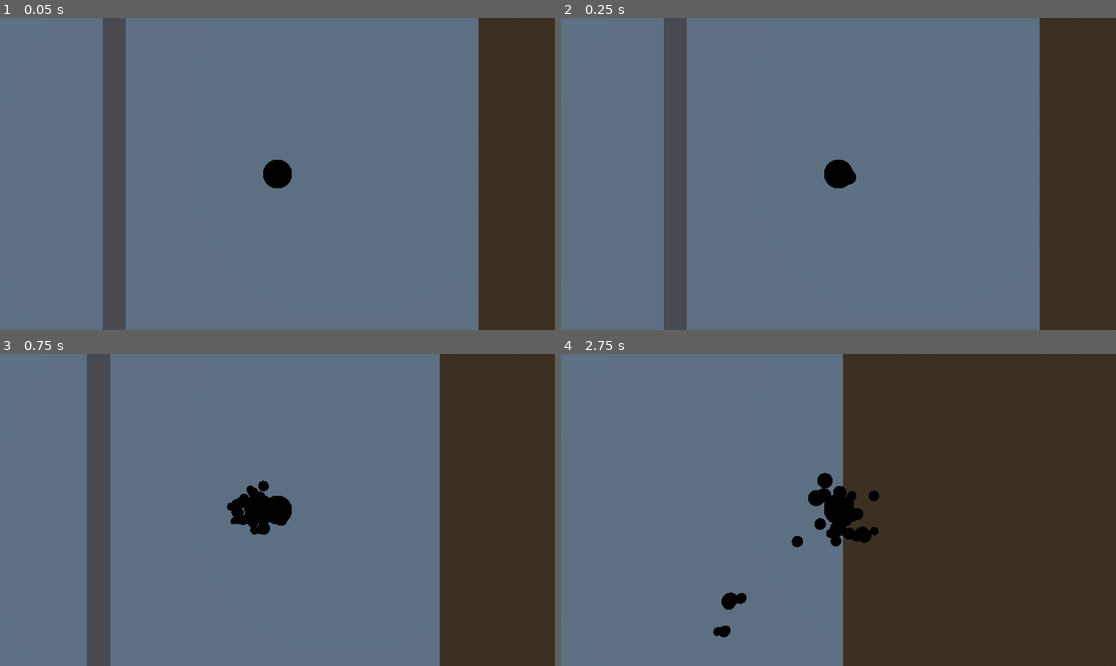
Above: before the commit, frames 1-4 (two rows, left to right).
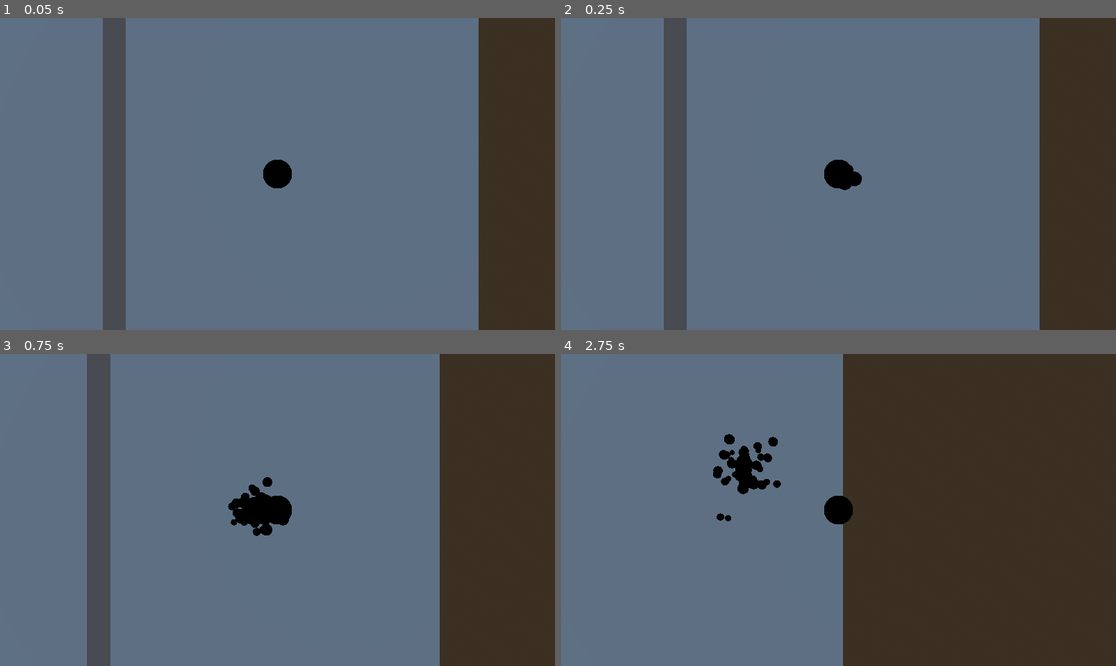
Above: after the commit, the same moments.

Repository: fossinating/trianglegamejam
Game: Godot game, scene res://levels/workshop.tscn
Two runs of this game, one before a commit and one after it. Both use one fixed random seed, a clock stepped at 60 frames per second and the inputs below.
Inputs:
- Up to frame 1 (0.05 s): no input
- Up to frame 2 (0.25 s): no input
- Up to frame 3 (0.75 s): hold D (move_right) from 0.53 s (still down); tap Space (jump) at 0.6 s
- Up to frame 4 (2.75 s): tap Space (jump) at 0.77, 1.07, 1.35, 1.52, 1.82, 2.1 s; release D (move_right) at 1.28 s; hold S (move_down) 1.28-2.03 s; hold D (move_right) from 2.03 s (still down)

Frame 1 is identical in both runs. In frame 2, less than 0.1% of the frame differs, in the area x 50-55%, y 45-56%; in frame 3, 0.2%; in frame 4, 2.3%, in the area x 27-58%, y 25-91%.

Commit message:
Created a basic ink particle burst effect for landing

Diff:
--- /dev/null
+++ b/entities/effects/ink_burst_particles.gd
@@ -0,0 +1,9 @@
+extends GPUParticles3D
+
+
+func _ready() -> void:
+	emitting = true
+
+
+func _on_finished() -> void:
+	queue_free()
--- /dev/null
+++ b/entities/effects/ink_burst_particles.tscn
@@ -0,0 +1,42 @@
+[gd_scene load_steps=7 format=3 uid="uid://cs057wf5hp77e"]
+
+[ext_resource type="Script" path="res://entities/effects/ink_burst_particles.gd" id="1_ss5a0"]
+
+[sub_resource type="Curve" id="Curve_8kij2"]
+_data = [Vector2(0, 1), 0.0, 0.0, 0, 0, Vector2(1, 0), -3.03297, 0.0, 0, 0]
+point_count = 2
+
+[sub_resource type="CurveTexture" id="CurveTexture_vumt8"]
+curve = SubResource("Curve_8kij2")
+
+[sub_resource type="ParticleProcessMaterial" id="ParticleProcessMaterial_4cbg5"]
+inherit_velocity_ratio = 0.139
+direction = Vector3(0, 1, 0)
+initial_velocity_max = 3.0
+scale_min = 0.5
+scale_curve = SubResource("CurveTexture_vumt8")
+collision_mode = 1
+collision_friction = 0.13
+collision_bounce = 0.0
+
+[sub_resource type="StandardMaterial3D" id="StandardMaterial3D_0ts12"]
+shading_mode = 0
+albedo_color = Color(0, 0, 0, 1)
+
+[sub_resource type="SphereMesh" id="SphereMesh_0al1x"]
+material = SubResource("StandardMaterial3D_0ts12")
+radius = 0.25
+height = 0.4
+
+[node name="Ink Burst Particles" type="GPUParticles3D"]
+emitting = false
+amount = 50
+lifetime = 2.0
+one_shot = true
+preprocess = 0.1
+explosiveness = 0.85
+process_material = SubResource("ParticleProcessMaterial_4cbg5")
+draw_pass_1 = SubResource("SphereMesh_0al1x")
+script = ExtResource("1_ss5a0")
+
+[connection signal="finished" from="." to="." method="_on_finished"]
--- a/entities/player/player.gd
+++ b/entities/player/player.gd
@@ -4,7 +4,10 @@
 const SPEED = 5.0
 const JUMP_VELOCITY = 4.5
 
+var was_on_floor := true
+
 @onready var ink_trail_particles: GPUParticles3D = get_node("Ink Trail Particles")
+@onready var ink_burst_particles_scene: PackedScene = preload("res://entities/effects/ink_burst_particles.tscn")
 
 
 func _physics_process(delta: float) -> void:
@@ -17,10 +20,18 @@
 	# Handle jump.
 	if Input.is_action_just_pressed("jump") and is_on_floor():
 		velocity.y = JUMP_VELOCITY
+		print("jumping")
+		#add_child(ink_burst_particles_scene.instantiate())
+
+	# Handle landing
+
+	if (not was_on_floor) and is_on_floor():
+		print("landing")
+		add_child(ink_burst_particles_scene.instantiate())
+
 
 	# Get the input direction and handle the movement/deceleration.
 	var input_dir = Input.get_vector("move_left", "move_right", "move_up", "move_down")
-	print(input_dir)
 	var direction = Vector3(input_dir.x, 0, input_dir.y).normalized()
 	if direction:
 		velocity.x = direction.x * SPEED
@@ -29,4 +40,6 @@
 		velocity.x = move_toward(velocity.x, 0, SPEED)
 		velocity.z = move_toward(velocity.z, 0, SPEED)
 
+	was_on_floor = is_on_floor()
+
 	move_and_slide()
--- a/entities/player/player.tscn
+++ b/entities/player/player.tscn
@@ -35,32 +35,6 @@
 radius = 0.3
 height = 0.6
 
-[sub_resource type="Curve" id="Curve_8kij2"]
-_data = [Vector2(0, 1), 0.0, 0.0, 0, 0, Vector2(1, 0), -3.03297, 0.0, 0, 0]
-point_count = 2
-
-[sub_resource type="CurveTexture" id="CurveTexture_vumt8"]
-curve = SubResource("Curve_8kij2")
-
-[sub_resource type="ParticleProcessMaterial" id="ParticleProcessMaterial_4cbg5"]
-inherit_velocity_ratio = 1.0
-direction = Vector3(0, 1, 0)
-initial_velocity_max = 3.0
-scale_min = 0.5
-scale_curve = SubResource("CurveTexture_vumt8")
-collision_mode = 1
-collision_friction = 0.13
-collision_bounce = 0.0
-
-[sub_resource type="StandardMaterial3D" id="StandardMaterial3D_0ts12"]
-shading_mode = 0
-albedo_color = Color(0, 0, 0, 1)
-
-[sub_resource type="SphereMesh" id="SphereMesh_0al1x"]
-material = SubResource("StandardMaterial3D_0ts12")
-radius = 0.25
-height = 0.4
-
 [node name="Player" type="CharacterBody3D"]
 script = ExtResource("1_boxuu")
 
@@ -78,20 +52,8 @@
 transform = Transform3D(1, 0, 0, 0, 1, 0, 0, 0, 1, 0, -3.0598e-07, 7)
 
 [node name="Ink Trail Particles" type="GPUParticles3D" parent="."]
-visible = false
 amount = 150
 lifetime = 1.5
 randomness = 1.0
 process_material = SubResource("ParticleProcessMaterial_ow656")
 draw_pass_1 = SubResource("SphereMesh_46tcv")
-
-[node name="Ink Burst Particles" type="GPUParticles3D" parent="."]
-amount = 50
-lifetime = 2.0
-explosiveness = 0.85
-process_material = SubResource("ParticleProcessMaterial_4cbg5")
-draw_pass_1 = SubResource("SphereMesh_0al1x")
-
-[node name="GPUParticlesCollisionBox3D" type="GPUParticlesCollisionBox3D" parent="."]
-transform = Transform3D(1, 0, 0, 0, 1, 0, 0, 0, 1, 0, -1, 0)
-size = Vector3(9, 1, 10)
Not shown: 1 places in entities/player/player.tscn that only renumber resources
